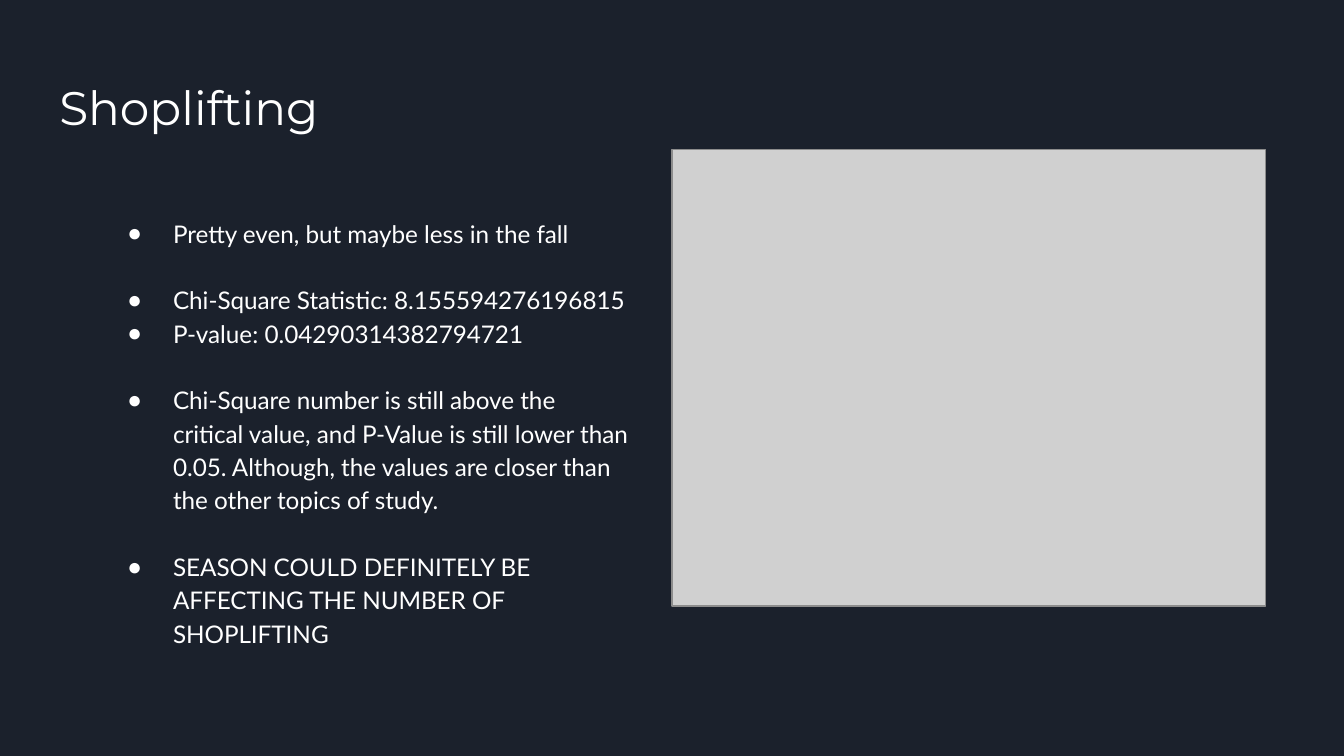
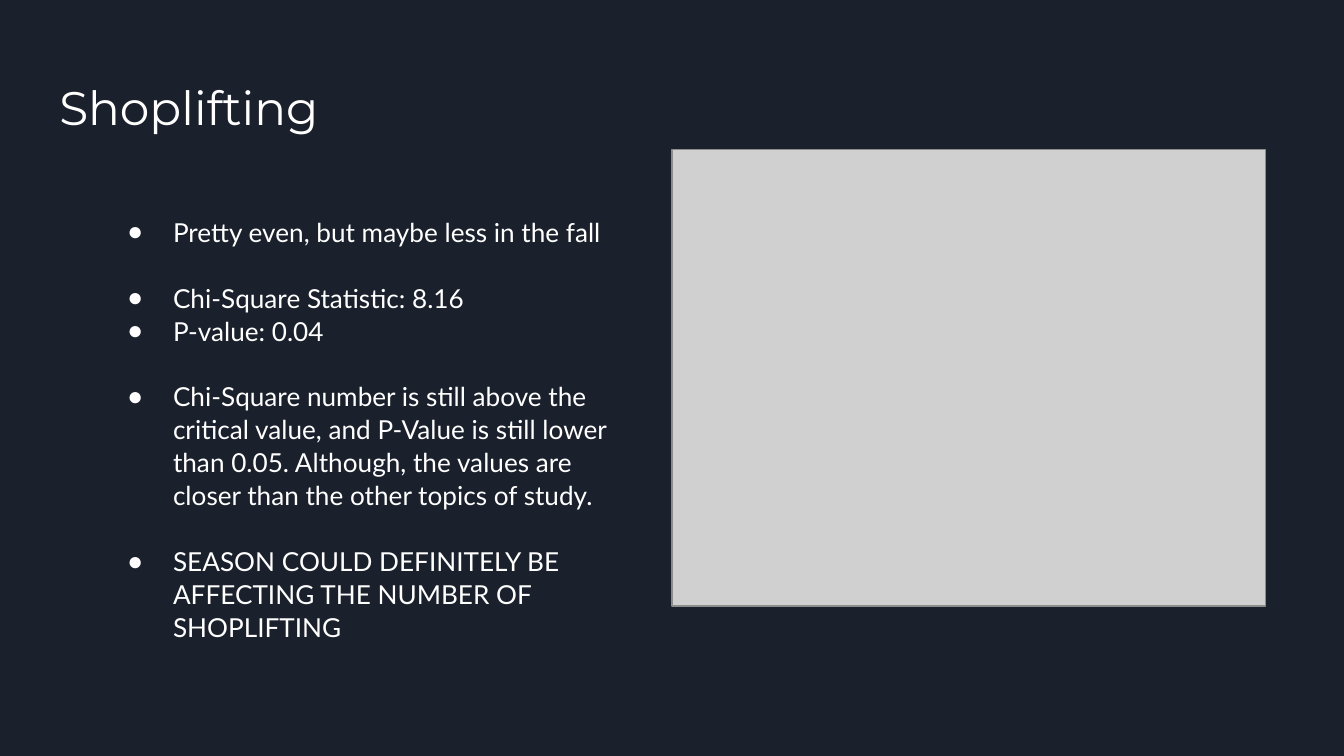
Before and after one commit to oddtexan/Project-1, a slide deck: slide 8 of Project 1 Presentation Final.pptx (slide 6 before the commit). Drawn at 1344x756 pixels with LibreOffice and Linux fonts; fonts in the diff are those of the drawing; grey boxes stand for pictures. Boxes give left, top, right and bottom in pixels: in the first picture for what was removed or moved away, otherwise in the second. Text is boxed around its words. In the diff, an @@ line names an element or a change of style, - is before the commit and + after.

```diff
--- a/Project 1 Presentation Final.pptx
+++ b/Project 1 Presentation Final.pptx
@@ text at (173,222,607,637): size 12.9 to 14 pt in "Pretty even, but maybe less in the ...", "Chi-Square number is still above the critical ...", "SEASON COULD DEFINITELY BE AFFECTING THE NUMBER ..."; line spacing 1.15 to 1.05 @@
@@ text at (173,288,464,341): text changed; size 12.9 to 14 pt @@
-● Chi-Square Statistic: 8.155594276196815
-● P-value: 0.04290314382794721
+● Chi-Square Statistic: 8.16
+● P-value: 0.04
```
Also in this commit, not shown: 10 other slides changed, 2 slides added, 1 slide removed, 3 other files.
